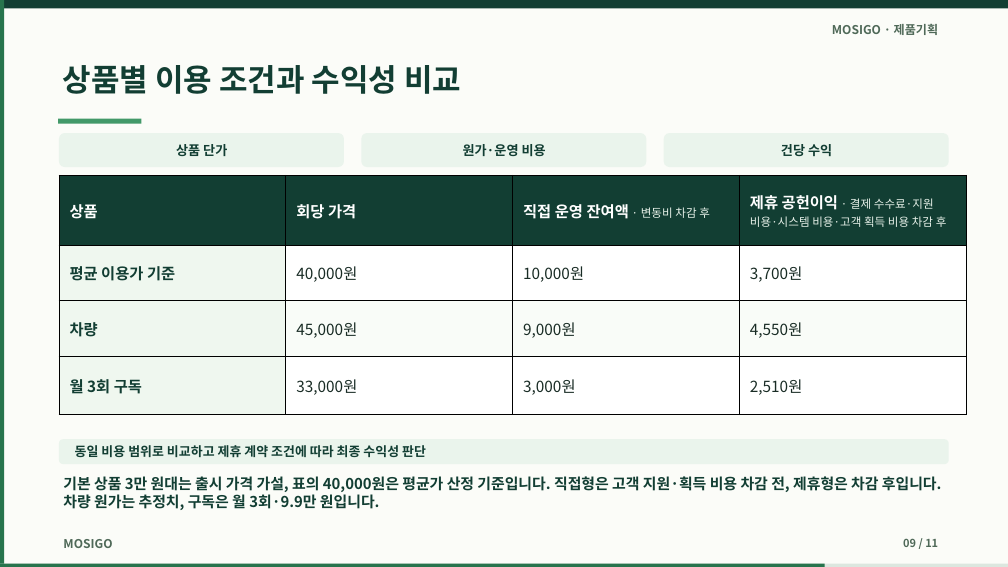
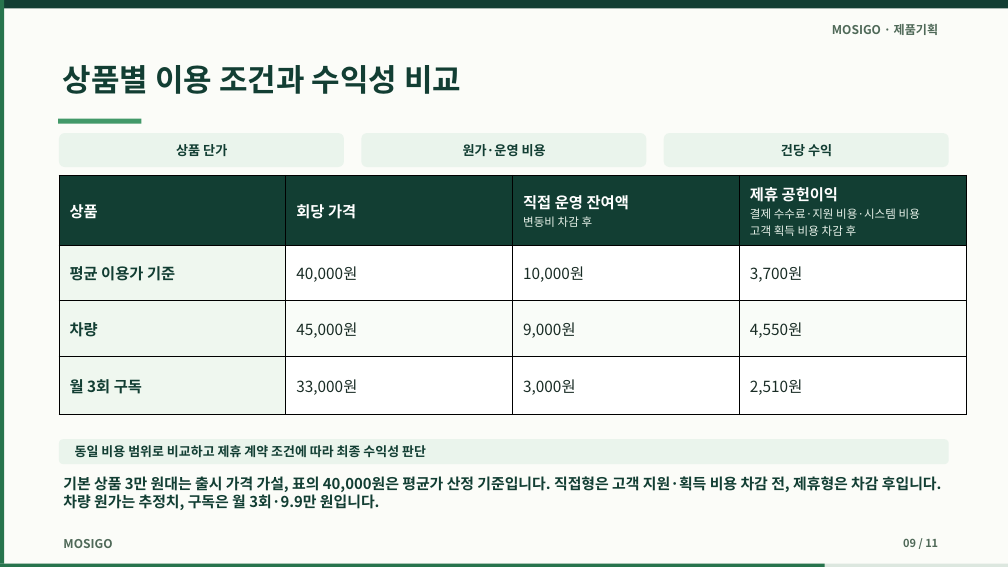
Before and after one commit to dohyunkimmm/mosigo-case-study, a slide deck: slide 9 of downloads/mosigo_report.pptx. Drawn at 1008x567 pixels with LibreOffice and Linux fonts; fonts in the diff are those of the drawing. Boxes give left, top, right and bottom in pixels: in the first picture for what was removed or moved away, otherwise in the second. Text is boxed around its words. In the diff, an @@ line names an element or a change of style, - is before the commit and + after.

Commit message:
Keep slide 9 cost headings legible on separate lines

```diff
--- a/downloads/mosigo_report.pptx
+++ b/downloads/mosigo_report.pptx
@@ table at [59, 175, 966, 403] @@
-row 1, column 3: 직접 운영 잔여액 · 변동비 차감 후
+row 1, column 3: 직접 운영 잔여액 변동비 차감 후
-row 1, column 4: 제휴 공헌이익 · 결제 수수료·지원 비용·시스템 비용·고객 획득 비용 차감 후
+row 1, column 4: 제휴 공헌이익 결제 수수료·지원 비용·시스템 비용 고객 획득 비용 차감 후
```
Also in this commit, not shown: 3 other files.
